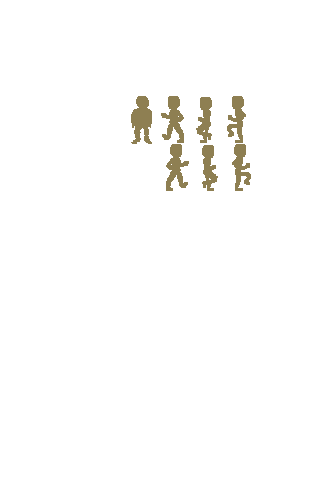
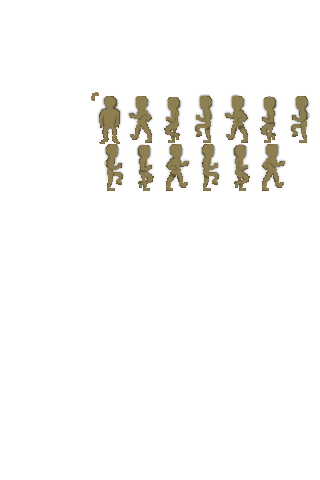
Layers edited between the first and the second 320 × 480 image:
removed layer "New Layer#3" over bbox(131, 96, 251, 191)
showed "New Layer", opacity 100% → 33%, blend normal → multiply, painted on it, masked it over bbox(91, 92, 311, 191)
added layer "New Layer#6" above "New Layer#1" over bbox(91, 92, 308, 191)
added layer "New Layer#1" over bbox(96, 93, 311, 191)
